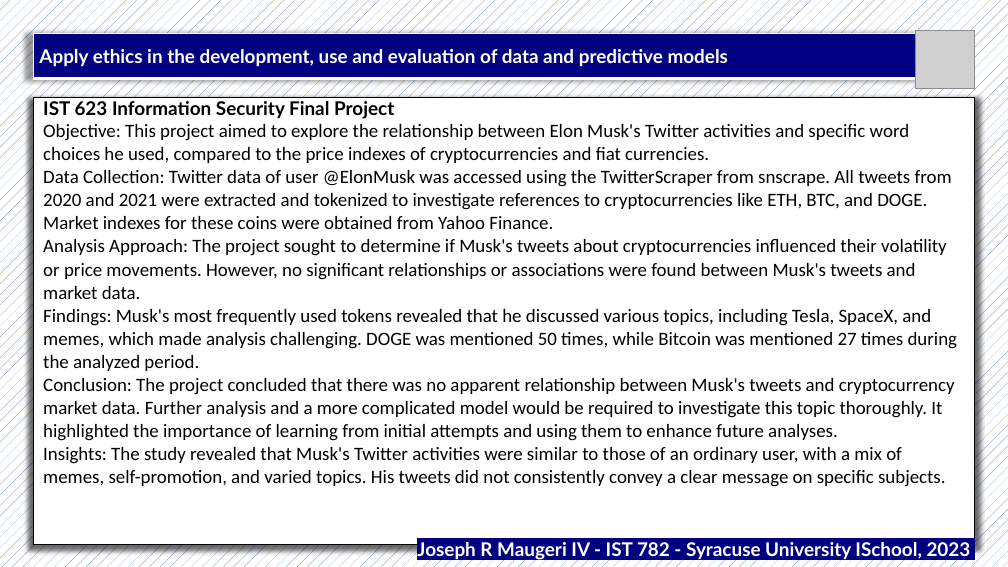
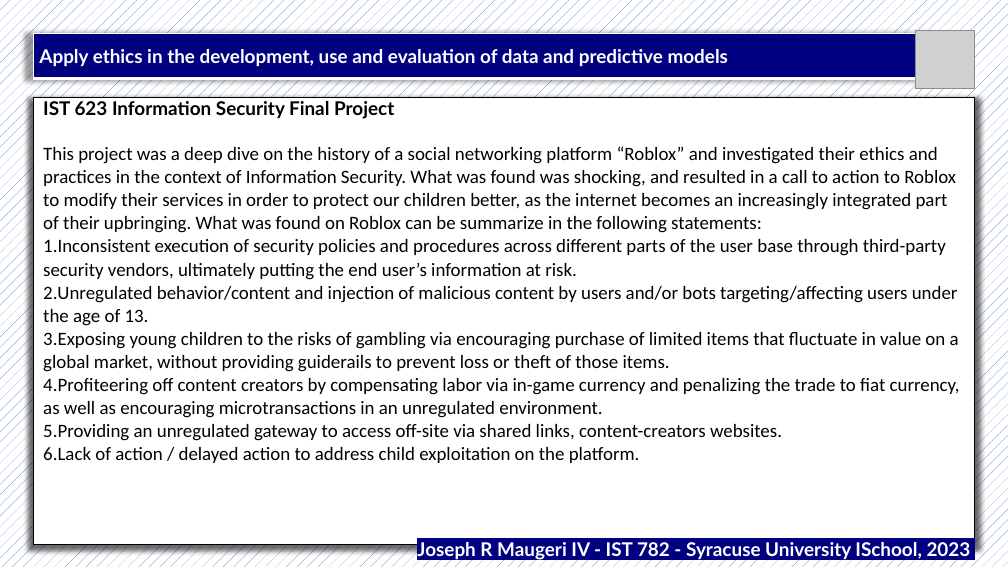
Before and after one commit to jrmaugeri/MS-ADS_Portfolio, a slide deck: slide 13 of Portfolio Presentation/IST782_Powerpoint_Maugeri.pptx (slide 8 before the commit). Drawn at 1008x567 pixels with LibreOffice and Linux fonts; fonts in the diff are those of the drawing; grey boxes stand for pictures. Boxes give left, top, right and bottom in pixels: in the first picture for what was removed or moved away, otherwise in the second. Text is boxed around its words. In the diff, an @@ line names an element or a change of style, - is before the commit and + after.

```diff
--- a/Portfolio Presentation/IST782_Powerpoint_Maugeri.pptx
+++ b/Portfolio Presentation/IST782_Powerpoint_Maugeri.pptx
@@ table at (33, 97, 975, 544) @@
-row 1, column 1: IST 623 Information Security Final Project Objective: This project aimed to explore the relationship between Elon Musk's Twitter activities and specific word choices he used, compared to the price indexes of cryptocurrencies and fiat currencies. / Data Collection: Twitter data of user @ElonMusk was accessed using the TwitterScraper from snscrape. All tweets from 2020 and 2021 were extracted and tokenized to investigate references to cryptocurrencies like ETH, BTC, and DOGE. Market indexes for these coins were obtained from Yahoo Finance. / Analysis Approach: The project sought to determine if Musk's tweets about cryptocurrencies influenced their volatility or price movements. However, no significant relationships or associations were found between Musk's tweets and market data. / Findings: Musk's most frequently used tokens revealed that he discussed various topics, including Tesla, SpaceX, and memes, which made analysis challenging. DOGE was mentioned 50 times, while Bitcoin was mentioned 27 times during the analyzed period. / Conclusion: The project concluded that there was no apparent relationship between Musk's tweets and cryptocurrency market data. Further analysis and a more complicated model would be required to investigate this topic thoroughly. It highlighted the importance of learning from initial attempts and using them to enhance future analyses. / Insights: The study revealed that Musk's Twitter activities were similar to those of an ordinary user, with a mix of memes, self-promotion, and varied topics. His tweets did not consistently convey a clear message on specific subjects.
+row 1, column 1: IST 623 Information Security Final Project / This project was a deep dive on the history of a social networking platform “Roblox” and investigated their ethics and practices in the context of Information Security. What was found was shocking, and resulted in a call to action to Roblox to modify their services in order to protect our children better, as the internet becomes an increasingly integrated part of their upbringing. What was found on Roblox can be summarize in the following statements: / 1.Inconsistent execution of security policies and procedures across different parts of the user base through third-party security vendors, ultimately putting the end user’s information at risk. / 2.Unregulated behavior/content and injection of malicious content by users and/or bots targeting/affecting users under the age of 13. / 3.Exposing young children to the risks of gambling via encouraging purchase of limited items that fluctuate in value on a global market, without providing guiderails to prevent loss or theft of those items. / 4.Profiteering off content creators by compensating labor via in-game currency and penalizing the trade to fiat currency, as well as encouraging microtransactions in an unregulated environment. / 5.Providing an unregulated gateway to access off-site via shared links, content-creators websites. / 6.Lack of action / delayed action to address child exploitation on the platform.
```
Also in this commit, not shown: 4 other slides changed, 8 slides added, 3 other files.
